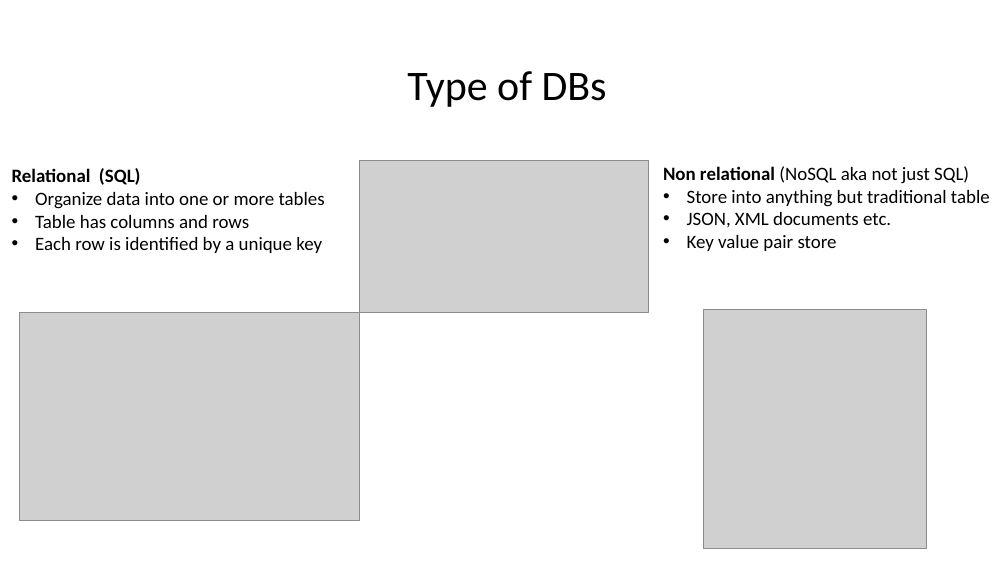
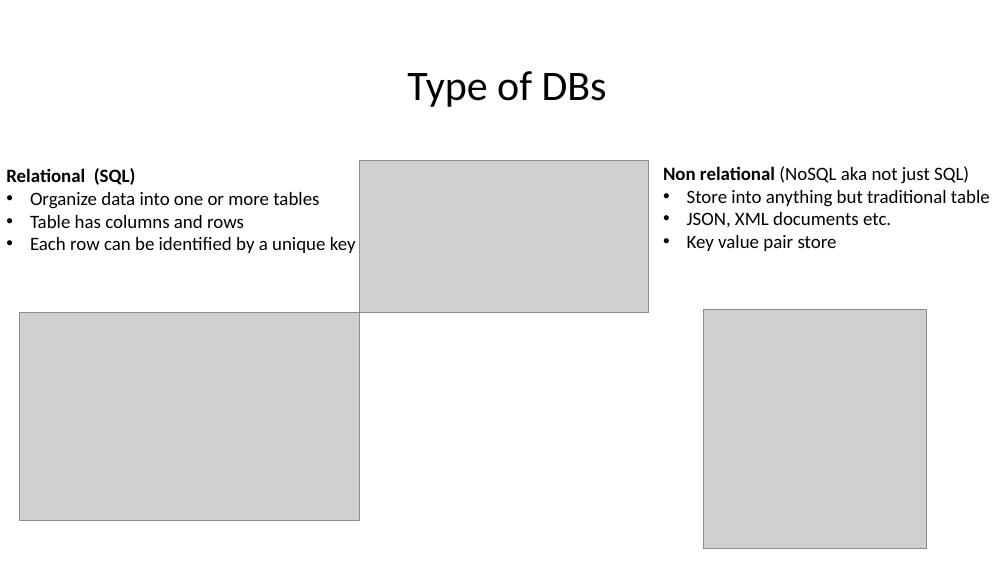
Before and after one commit to vvthakral/data-science-bootcamp, a slide deck: slide 5 of week-2-sql/sql.pptx. Drawn at 1008x567 pixels with LibreOffice and Linux fonts; fonts in the diff are those of the drawing; grey boxes stand for pictures. Boxes give left, top, right and bottom in pixels: in the first picture for what was removed or moved away, otherwise in the second. Text is boxed around its words. In the diff, an @@ line names an element or a change of style, - is before the commit and + after.

```diff
--- a/week-2-sql/sql.pptx
+++ b/week-2-sql/sql.pptx
@@ text at (30, 237, 356, 253): text changed @@
-• Each row is identified by a unique key
+• Each row can be identified by a unique key
```
Also in this commit, not shown: 10 other slides changed, 1 slide removed.
